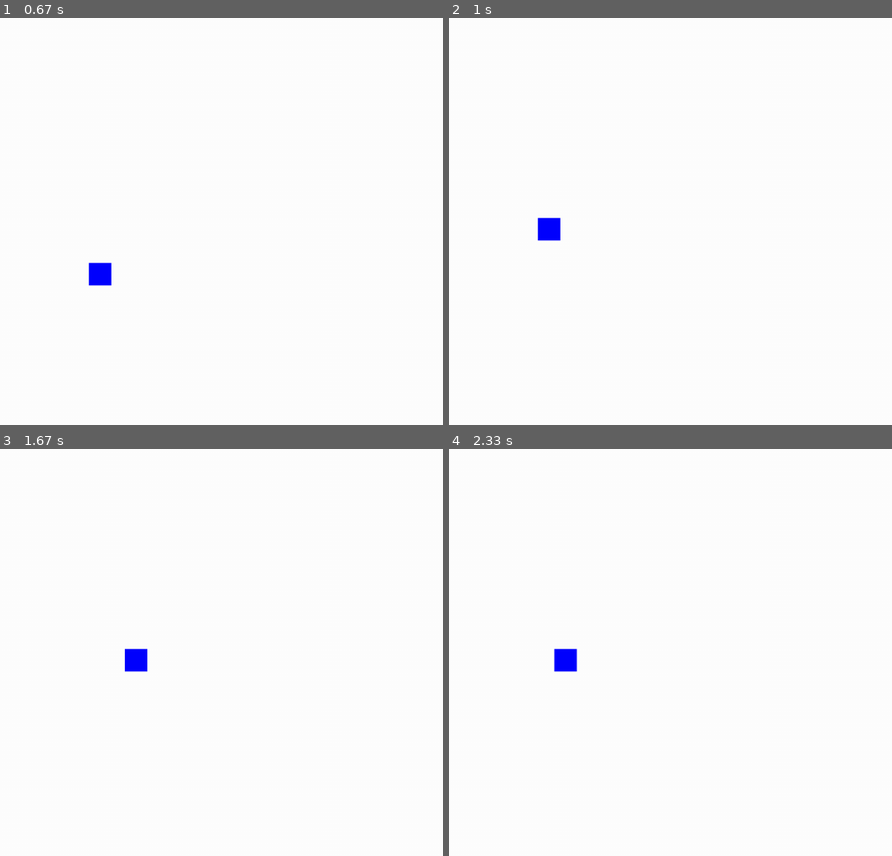
Above: before the commit, frames 1-4 (two rows, left to right).
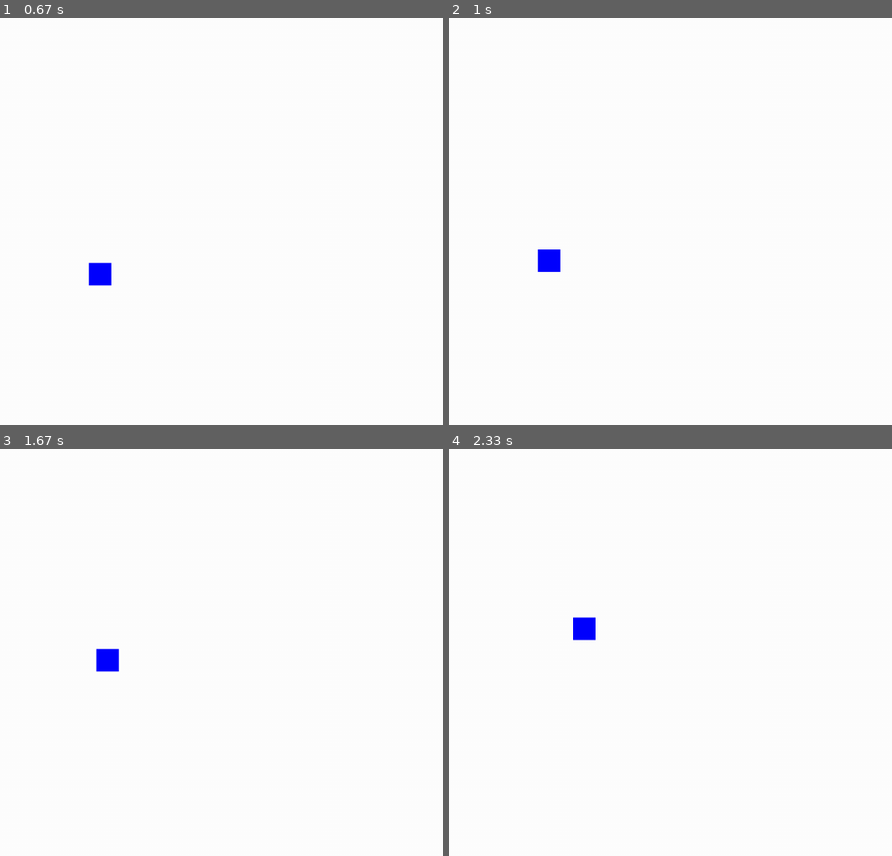
Above: after the commit, the same moments.

Repository: ramses44/PyGame_project
Game: pygame game, started from game.py
The game is run twice, just before and just after one commit, with the same random seed, the same clock (stepped at 60 frames per second) and the same inputs.
Inputs (mouse positions are in pixels of both pictures, inside the frame that each line leads up to):
- Up to frame 1 (0.67 s): right-click (88, 262) at 0.43 s
- Up to frame 2 (1 s): tap Space at 0.67 s
- Up to frame 3 (1.67 s): hold Right 1.07-1.53 s; tap Space at 1.13, 1.63 s; hold Right from 1.57 s (still down)
- Up to frame 4 (2.33 s): release Right at 2.03 s; hold Left from 2.07 s (still down); tap Space at 2.13 s

Frame 1 is identical in both runs. In frame 2, 0.6% of the frame differs, in the area x 19-26%, y 49-63%; in frame 3, 0.6%; in frame 4, 0.6%.

Commit message:
Задание скорости

Diff:
--- a/game.py
+++ b/game.py
@@ -1,7 +1,7 @@
 import pygame
 
 CHARACTER_SIZE = 30, 30
-G = 0  # Ускорение свободного падения (pix/tick)
+G = 1  # Ускорение свободного падения (pix/tick)
 
 pygame.init()
 
@@ -55,7 +55,8 @@
             else:
                 break
 
-        self.speed[1] += G
+        if not self.can_jump():
+            self.speed[1] += G
 
         if pygame.sprite.spritecollideany(self, ladders):
             self.climbing = True
@@ -93,26 +94,16 @@
                     enemy = Enemy(en, event.pos)
         if enemy:
             if pygame.key.get_pressed()[pygame.K_LEFT]:
-                enemy.speed[0] -= 10
-                enemy.move()
-                enemy.speed[0] += 10
+                enemy.speed[0] -= 1
             elif pygame.key.get_pressed()[pygame.K_RIGHT]:
-                enemy.speed[0] += 10
-                enemy.move()
-                enemy.speed[0] -= 10
+                enemy.speed[0] += 1
             elif pygame.key.get_pressed()[pygame.K_SPACE] and enemy.can_jump():
-                enemy.speed[1] -= 30
-                enemy.move()
-                enemy.speed[1] += 30
+                enemy.speed[1] -= 3
             elif enemy.climbing:
                 if pygame.key.get_pressed()[pygame.K_UP]:
-                    enemy.speed[1] -= 10
-                    enemy.move()
-                    enemy.speed[1] += 10
+                    enemy.speed[1] -= 1
                 elif pygame.key.get_pressed()[pygame.K_DOWN]:
-                    enemy.speed[1] += 10
-                    enemy.move()
-                    enemy.speed[1] -= 10
+                    enemy.speed[1] += 1
 
     if enemy: enemy.move()
     screen.fill((255, 255, 255))
